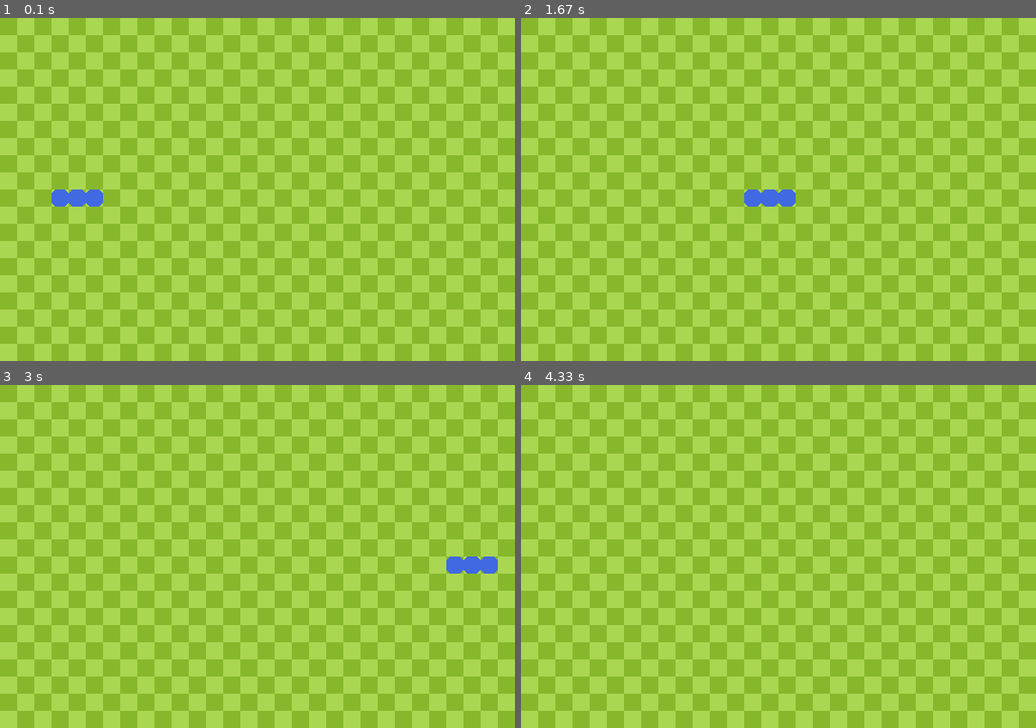
Above: before the commit, frames 1-4 (two rows, left to right).
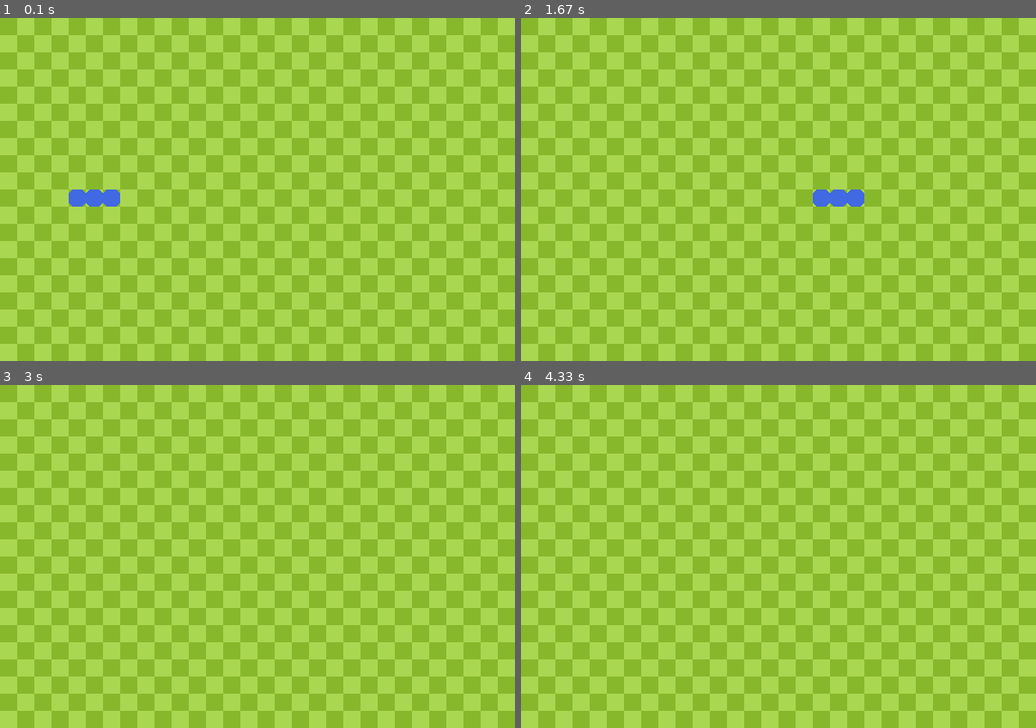
Above: after the commit, the same moments.

Repository: Zynex777/python-ia-ie
Game: pygame game, started from 9-pygame/snake.py
Two runs of this game, one before a commit and one after it. Both use one fixed random seed, a clock stepped at 60 frames per second and the inputs below.
Inputs:
- Up to frame 1 (0.1 s): no input
- Up to frame 2 (1.67 s): tap S at 0.33 s; hold Right 0.67-1.13 s; hold Up 1.17-1.47 s; hold Right from 1.5 s (still down)
- Up to frame 3 (3 s): release Right at 1.97 s; hold Left 2-2.53 s
- Up to frame 4 (4.33 s): no input

The runs differ from the first frame. In frame 1, 0.3% of the frame differs, in the area x 10-24%, y 50-55%; in frame 2, 0.9%, in the area x 43-67%, y 50-55%; in frame 3, 0.4%; in frame 4, nothing differs.

Commit message:
docs: explain snake game example

Diff:
--- a/9-pygame/snake.py
+++ b/9-pygame/snake.py
@@ -1,3 +1,7 @@
+# Projeto em desenvolvimento, preservado sem acrescentar etapas do jogo.
+# Cada quadro processa eventos, atualiza a posição, desenha e exibe a tela.
+# A cobra é uma lista de retângulos: inserir a cabeça e remover a cauda produz movimento.
+
 #importando o pygame
 from sys import exit
 import pygame
@@ -24,6 +28,7 @@
     pygame.Rect(x,200,TAMANHO_GRAMADO,TAMANHO_GRAMADO)
     for x in (80,60,40)
 ]
+# copy() cria outra lista, mas os objetos Rect iniciais continuam compartilhados.
 cobra = inicio.copy()
 #====================================
 #5 movimento automatico da cobra
@@ -33,13 +38,16 @@
 
 #looping que mantem a janela aberta
 rodando = True
+# O laço principal representa a sequência de quadros da animação.
 while rodando:
+    # Consome os eventos pendentes de teclado e de fechamento da janela.
     for evento in pygame.event.get():
         if evento.type == QUIT:
             rodando = False
 
         #====================================
         #6 controles do teclado(setas)
+        # O teste do eixo atual impede uma inversão direta para o sentido oposto.
         elif evento.type == KEYDOWN:
             if (evento.key == K_LEFT or evento.key == K_a) and velocidade_x == 0:
                 velocidade_x = - TAMANHO_GRAMADO
@@ -57,6 +65,7 @@
 
     #====================================
     #5 Atualizando a posição da cobra
+    # Cria a próxima cabeça somando o deslocamento às coordenadas atuais.
     cabeca = pygame.Rect(
         cobra[0].x + velocidade_x,
         cobra[0].y + velocidade_y,
@@ -75,6 +84,7 @@
 
     #====================================
     #3 desenhando o fundo quadriculado (grama)
+    # O resto x % 40 alterna o início das faixas para criar o quadriculado.
     for x in range(0,LARGURA,TAMANHO_GRAMADO): #range(inicio,fim,salto)
         for y in range(x % 40,ALTURA,40):
             pygame.draw.rect(
@@ -93,7 +103,9 @@
     #atualiza o que aparece na tela
     pygame.display.flip()
     #manter a taxa de 10 quadros por segundo
-    relogio.tick(10)
+    # Este valor limita a animação a 15 quadros por segundo.
+    relogio.tick(15)
 #1.
+# Sem parênteses, esta linha referencia pygame.quit sem executar a função.
 pygame.quit
 exit()
